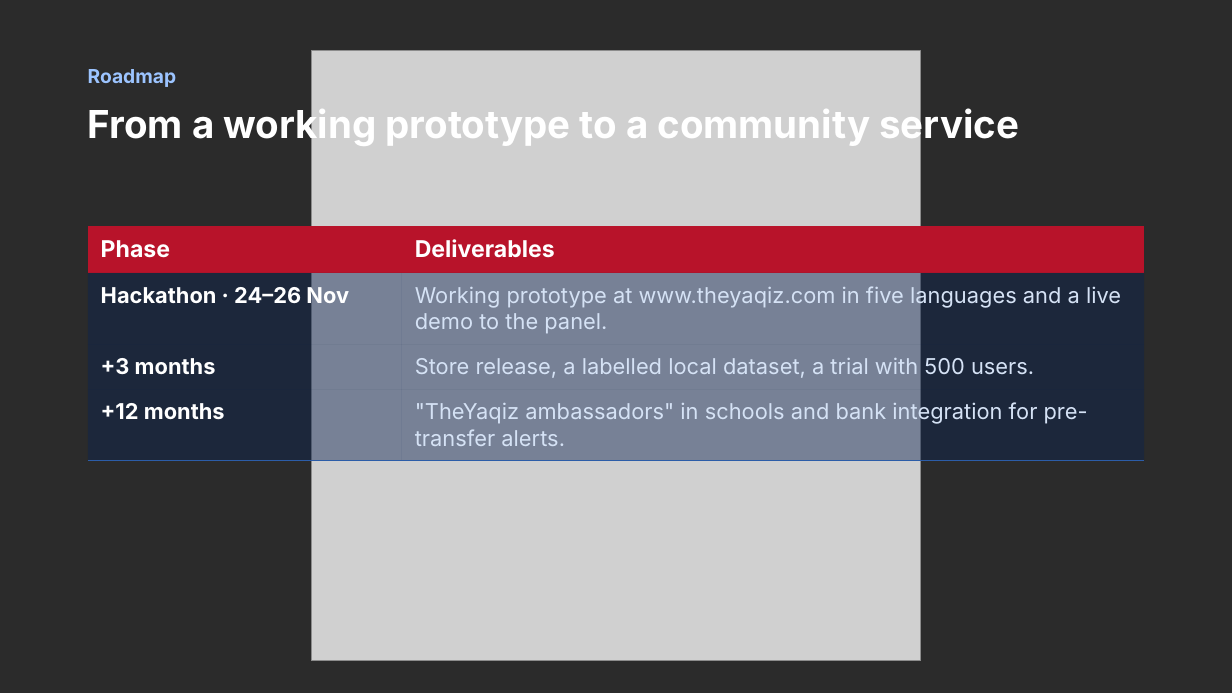
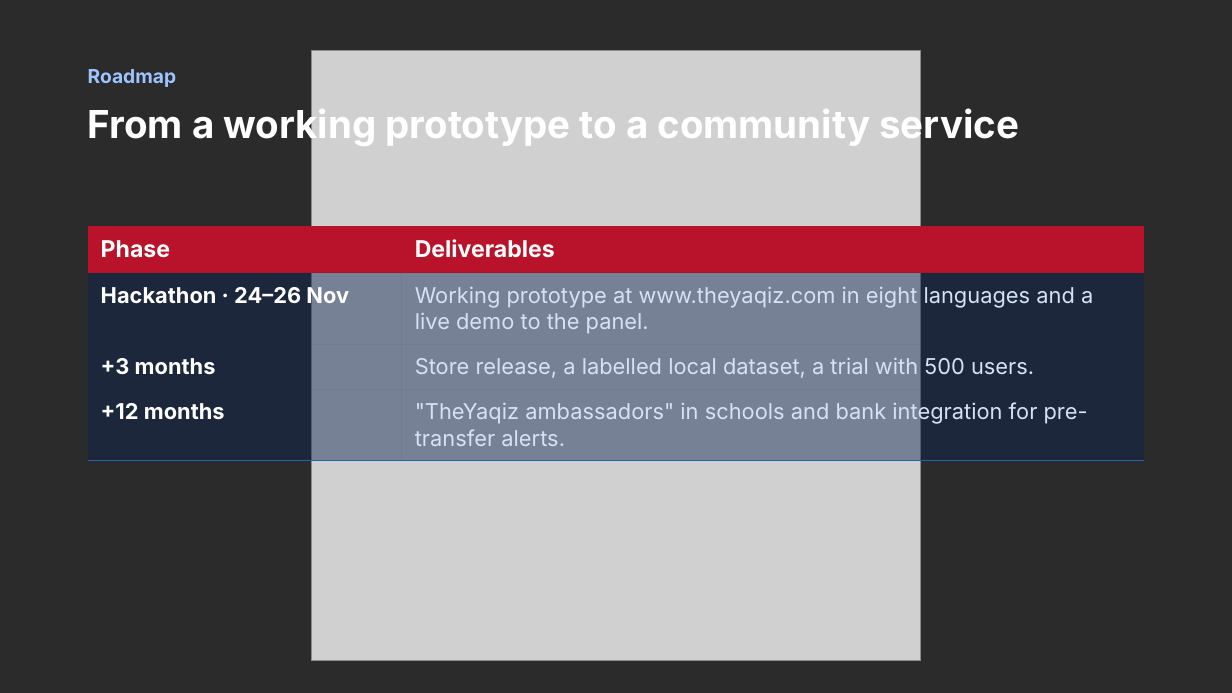
Before and after one commit to Heavy70/TheYaqiz, a slide deck: slide 13 of docs/TheYaqiz-Presentation-EN-AR.pptx. Drawn at 1232x693 pixels with LibreOffice and Linux fonts; fonts in the diff are those of the drawing; grey boxes stand for pictures; background and template pictures are left out; a plain dark background stands for a picture behind light text. Boxes give left, top, right and bottom in pixels: in the first picture for what was removed or moved away, otherwise in the second. Text is boxed around its words. In the diff, an @@ line names an element or a change of style, - is before the commit and + after.

```diff
--- a/docs/TheYaqiz-Presentation-EN-AR.pptx
+++ b/docs/TheYaqiz-Presentation-EN-AR.pptx
@@ table at (x1=88, y1=226, x2=1144, y2=530) @@
-row 2, column 2: Working prototype at www.theyaqiz.com in five languages and a live demo to the panel.
+row 2, column 2: Working prototype at www.theyaqiz.com in eight languages and a live demo to the panel.
```
Also in this commit, not shown: 9 other slides changed, 2 other files.
